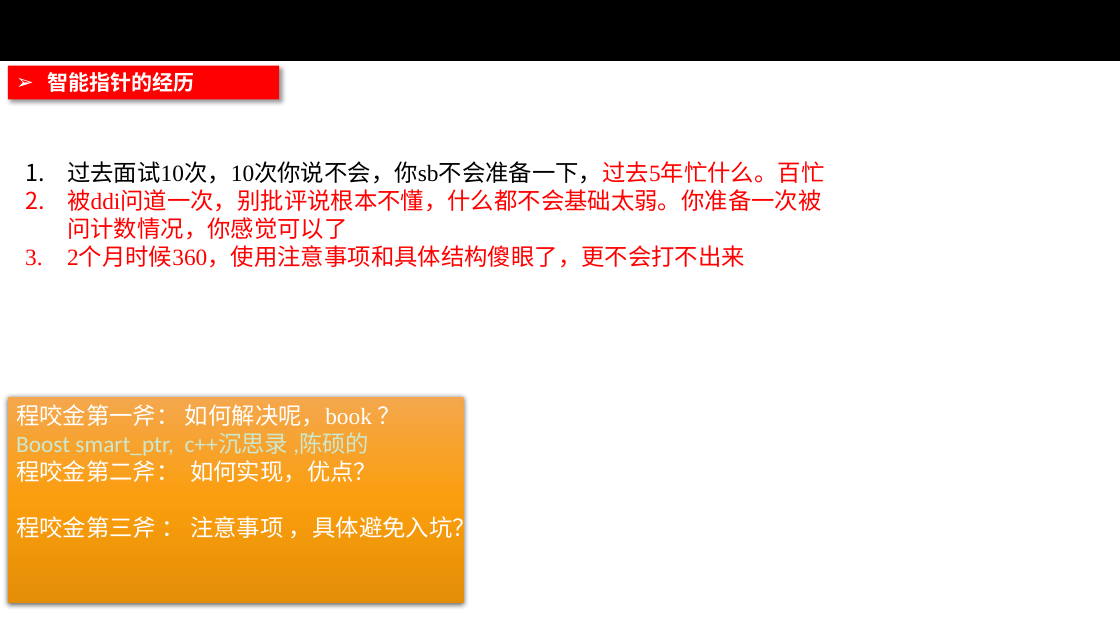
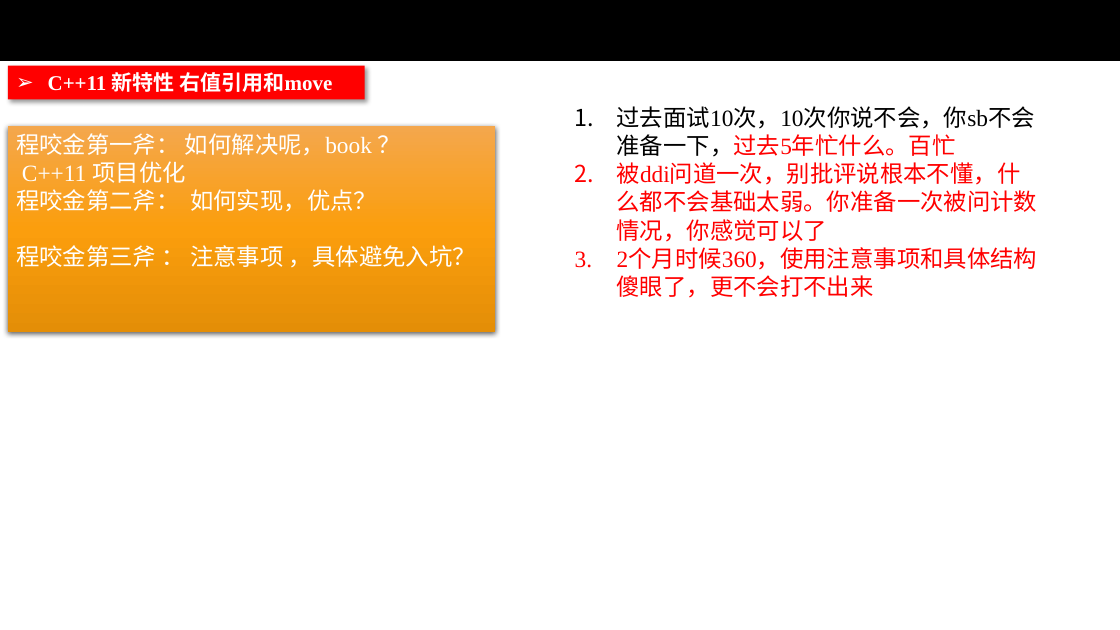
Before and after one commit to wangcy6/weekly, a slide deck: slide 2 of ppt/2020/base_c++.pptx. Drawn at 1120x630 pixels with LibreOffice and Linux fonts; fonts in the diff are those of the drawing; background and template pictures are left out. Boxes give left, top, right and bottom in pixels: in the first picture for what was removed or moved away, otherwise in the second. Text is boxed around its words. In the diff, an @@ line names an element or a change of style, - is before the commit and + after.

```diff
--- a/ppt/2020/base_c++.pptx
+++ b/ppt/2020/base_c++.pptx
@@ background #CCE8CF to #FFFFFF @@
@@ rectangle "C++11 新特性 右值引用和move": place and size @@
-rectangle "C++11 新特性 右值引用和move" at [8,66,279,99]
+rectangle "C++11 新特性 右值引用和move" at [8,66,365,99]
@@ text in rectangle at [48,72,333,92]: text changed; text colour #CCE8CF to #FFFFFF @@
-➢ 智能指针的经历
+➢ C++11 新特性 右值引用和move
@@ text "过去面试10次，10次你说不会，你sb不会准备一下，过去5年忙什么。百忙" rewrapped from [67,161,824,268] to [617,106,1038,298] @@
@@ rectangle "程咬金第一斧： 如何解决呢，book ？": place and size @@
-rectangle "程咬金第一斧： 如何解决呢，book ？" at [8,397,464,603]
+rectangle "程咬金第一斧： 如何解决呢，book ？" at [8,125,496,332]
@@ text in rectangle at [16,133,476,268]: text colour #CCE8CF to #FFFFFF in "程咬金第一斧： 如何解决呢，book ？", "程咬金第二斧： 如何实现，优点？", "程咬金第三斧 ： 注意事项 ，具体避免入坑？" @@
@@ text in rectangle at [22,161,185,183]: text changed; font Calibri to Times New Roman; text colour #CCE8CF to #FFFFFF @@
-Boost smart_ptr, c++沉思录 ,陈硕的
+C++11 项目优化
@@ text "域" at [42,298,579,332]: text colour #CCE8CF to #FFFFFF @@
```
Also in this commit, not shown: 1 other slide changed, 2 slides added, 1 slide removed, 16 other files.
